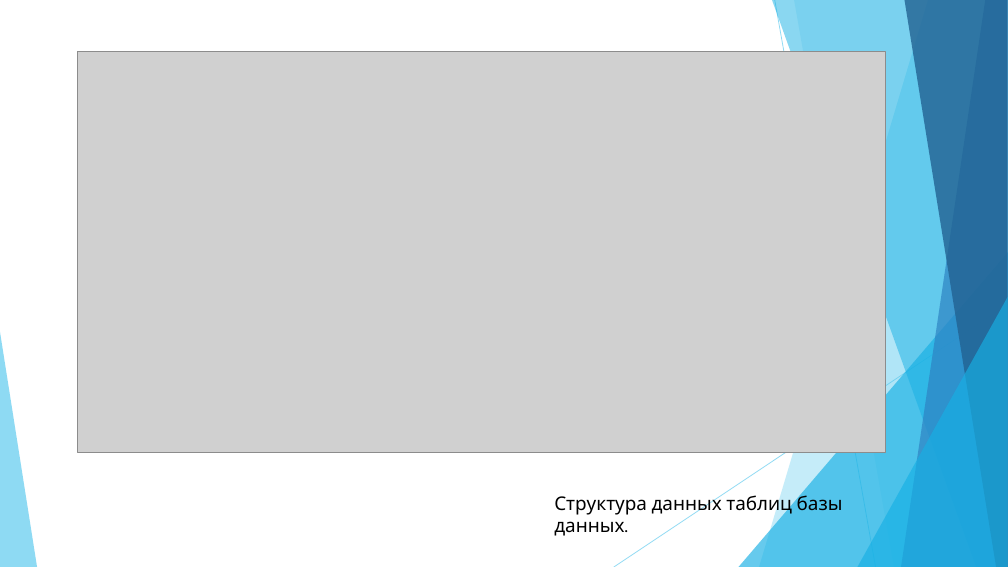
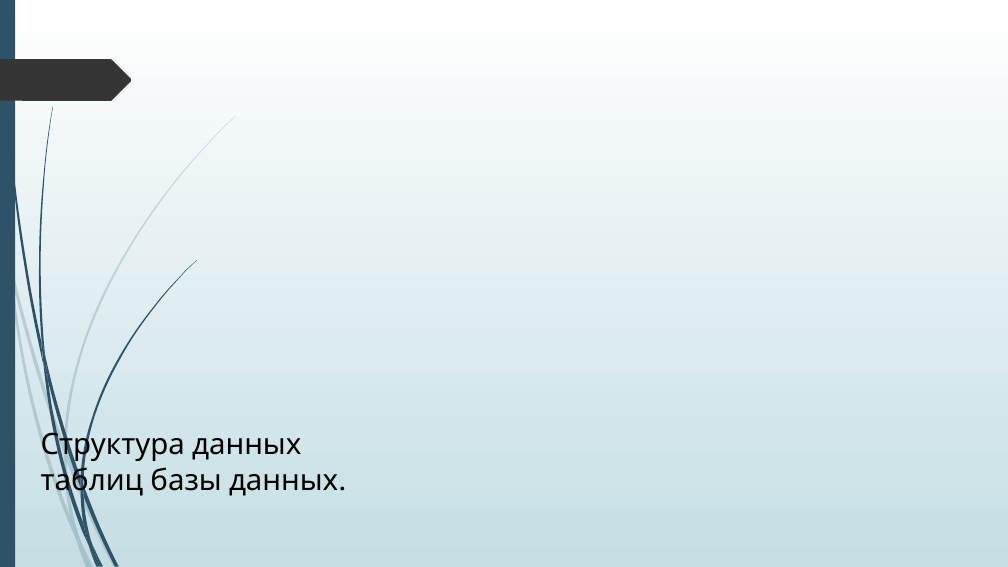
Before and after one commit to WildeG/ADOP, a slide deck: slide 6 of Павлов.pptx (slide 9 before the commit). Drawn at 1008x567 pixels with LibreOffice and Linux fonts; fonts in the diff are those of the drawing; grey boxes stand for pictures; background and template pictures are left out. Boxes give left, top, right and bottom in pixels: in the first picture for what was removed or moved away, otherwise in the second. Text is boxed around its words. In the diff, an @@ line names an element or a change of style, - is before the commit and + after.

```diff
--- a/Павлов.pptx
+++ b/Павлов.pptx
@@ background #FFFFFF to picture (left out) @@
@@ rectangle added at (x1=0, y1=0, x2=15, y2=567), fill #2E5369 @@
@@ freeform shape added at (x1=0, y1=59, x2=132, y2=101), fill #353535 @@
@@ picture removed at (x1=78, y1=51, x2=886, y2=452) @@
@@ group removed at (x1=0, y1=0, x2=1008, y2=567): 5 freeform shapes, 3 triangles, 2 lines @@
@@ text "Структура данных таблиц базы данных." moved from (x1=554, y1=492, x2=843, y2=536) to (x1=41, y1=427, x2=338, y2=498) @@
@@ text "Структура данных таблиц базы данных." at (x1=41, y1=427, x2=338, y2=498): size 18 to 28 pt, font Karla to League Spartan @@
@@ group added at (x1=0, y1=116, x2=236, y2=567): 10 freeform shapes @@
@@ group added at (x1=2, y1=0, x2=197, y2=567): 12 freeform shapes @@
```
Also in this commit, not shown: 7 other slides changed, 6 slides added, 6 slides removed, 7 other files.
